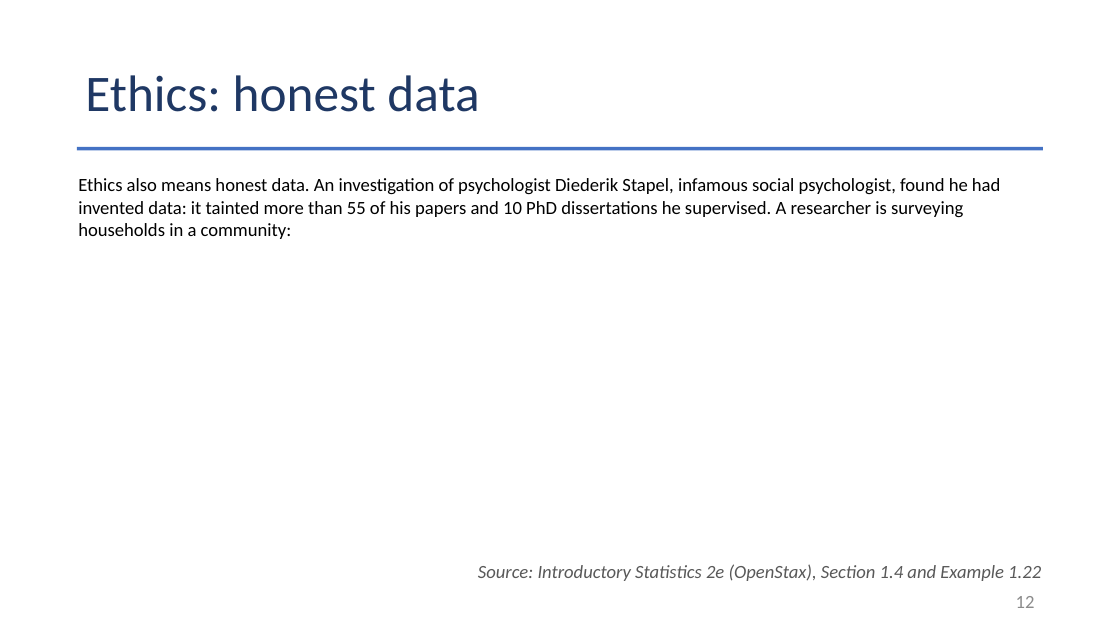
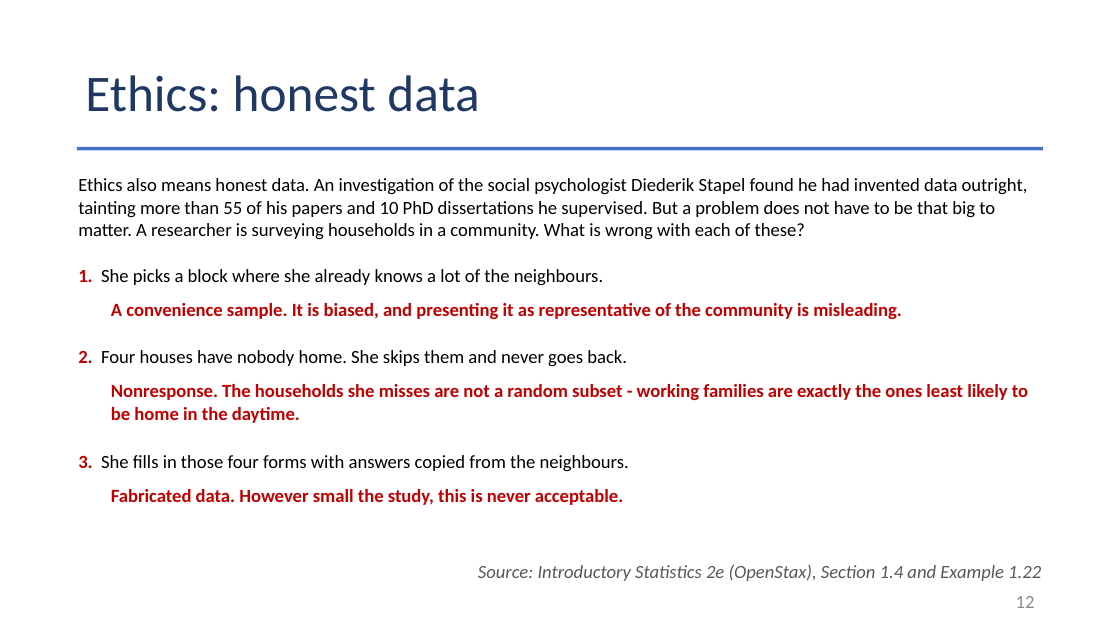
Before and after one commit to Jarred6068/Kvamme_UI_STAT251, a slide deck: slide 12 of docs/lecture_slides/Week 5/Week5_Lecture11_Slides_9_25_2026.pptx. Drawn at 1120x630 pixels with LibreOffice and Linux fonts; fonts in the diff are those of the drawing. Boxes give left, top, right and bottom in pixels: in the first picture for what was removed or moved away, otherwise in the second. Text is boxed around its words. In the diff, an @@ line names an element or a change of style, - is before the commit and + after.

```diff
--- a/docs/lecture_slides/Week 5/Week5_Lecture11_Slides_9_25_2026.pptx
+++ b/docs/lecture_slides/Week 5/Week5_Lecture11_Slides_9_25_2026.pptx
@@ text at [78, 178, 1028, 240]: text changed @@
-Ethics also means honest data. An investigation of psychologist Diederik Stapel, infamous social psychologist, found he had invented data: it tainted more than 55 of his papers and 10 PhD dissertations he supervised. A researcher is surveying households in a community:
+Ethics also means honest data. An investigation of the social psychologist Diederik Stapel found he had invented data outright, tainting more than 55 of his papers and 10 PhD dissertations he supervised. But a problem does not have to be that big to matter. A researcher is surveying households in a community. What is wrong with each of these?
@@ text added at [78, 269, 603, 286], 16 pt, text #000000 @@
+1. She picks a block where she already knows a lot of the neighbours.
@@ text added at [111, 303, 902, 319], 16 pt, text #C00000, bold @@
+A convenience sample. It is biased, and presenting it as representative of the community is misleading.
@@ text added at [78, 350, 627, 367], 16 pt, text #000000 @@
+2. Four houses have nobody home. She skips them and never goes back.
@@ text added at [111, 384, 1028, 423], 16 pt, text #C00000, bold @@
+Nonresponse. The households she misses are not a random subset - working families are exactly the ones least likely to be home in the daytime.
@@ text added at [78, 455, 629, 471], 16 pt, text #000000 @@
+3. She fills in those four forms with answers copied from the neighbours.
@@ text added at [111, 489, 623, 505], 16 pt, text #C00000, bold @@
+Fabricated data. However small the study, this is never acceptable.
```
Also in this commit, not shown: 26 other files.
